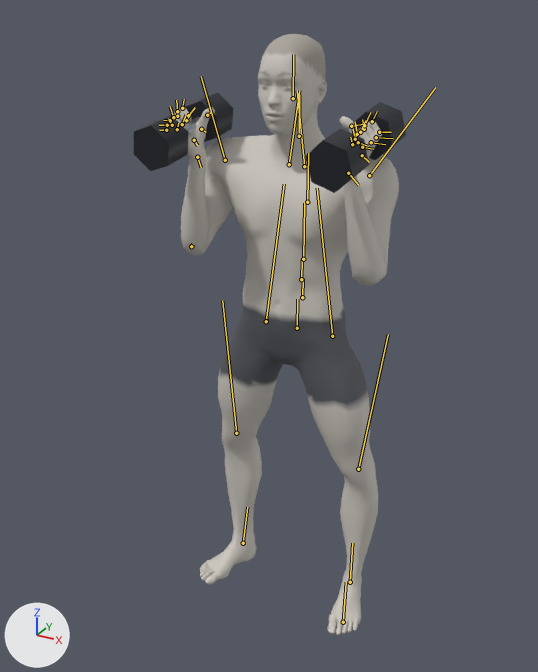
One commit to the glTF model exports/dumbbell-front-squat.glb: the scene before it, then after it.
Camera for both pictures: a 50 mm lens placed at (0.923, -1.867, 1.851), pointed at (-0.032, -0.129, 0.982). Every picture has the same lights, and +X, +Y and +Z are marked at lower left. The older version comes first. Both versions are drawn at frame 0 of the action 'dumbbell-front-squat'; the numbers are the values there. The bones that change, and the others that lie on the model, are drawn over the model as lines.
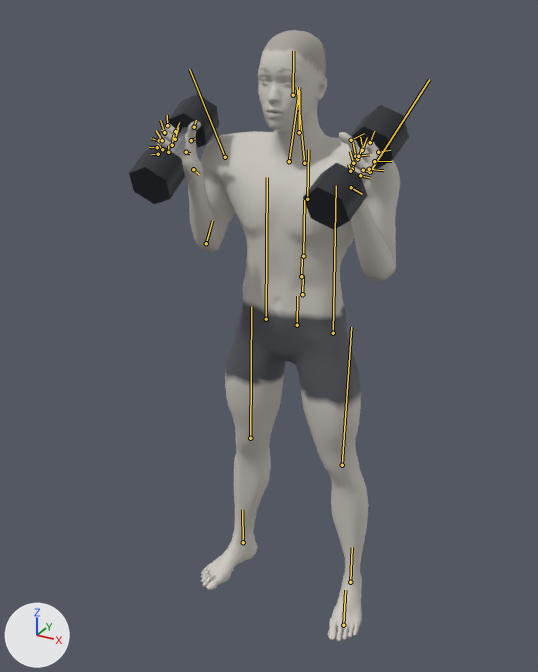
ob_dbl_right is not drawn itself; it is the parent of ob_mesh_1, ob_mesh_2, ob_mesh_3.
ob_dbr_right is not drawn itself; it is the parent of ob_mesh_4, ob_mesh_5, ob_mesh_6.

Location of each change, [x1, y1, x2, y2] in pixels of the pictures (538 x 672 px):
'Mesh_0', posed (8% wider): before [173, 34, 399, 635]; after [156, 30, 400, 641]
'Mesh_3', posed: before [306, 128, 369, 193]; after [303, 162, 367, 230]
'Mesh_6', posed: before [134, 115, 189, 171]; after [129, 145, 185, 204]
'Mesh_2', posed (11% wider, 10% taller): before [354, 102, 406, 160]; after [351, 105, 409, 169]
'Mesh_5', posed (10% taller): before [185, 93, 234, 142]; after [168, 94, 219, 148]
bone 'pelvis', root to tip: before (297, 328) to (297, 299); after (297, 325) to (297, 296)
bone 'upperarm_l', root to tip: before (369, 175) to (435, 87); after (370, 172) to (429, 79)
bone 'hand_l', root to tip: before (348, 173) to (358, 185); after (351, 187) to (362, 194)
bone 'upperarm_r', root to tip: before (225, 160) to (201, 76); after (225, 157) to (189, 69)
bone 'hand_r', root to tip: before (197, 157) to (201, 167); after (193, 169) to (199, 174)
bone 'thigh_l', root to tip: before (332, 336) to (317, 188); after (333, 333) to (336, 185)
bone 'calf_l', root to tip: before (358, 469) to (388, 334); after (342, 465) to (351, 327)
bone 'foot_l', root to tip: before (350, 582) to (352, 543); after (350, 582) to (352, 547)
bone 'thigh_r', root to tip: before (266, 321) to (284, 184); after (266, 319) to (267, 177)
bone 'calf_r', root to tip: before (236, 433) to (222, 300); after (250, 438) to (251, 306)
bone 'foot_r', root to tip: before (243, 543) to (247, 507); after (243, 542) to (242, 509)

What changed in the scene script:
```text
Change bone_pelvis:
    where bone_pelvis = bpy.data.objects['Body'].pose.bones['pelvis']  # child of 'Root'
    bone_pelvis.location: (0.008, -0.008, 0.0) -> (0.008, 0.001, 0.0)
Change bone_upperarm_l:
    where bone_upperarm_l = bpy.data.objects['Body'].pose.bones['upperarm_l']  # child of 'clavicle_l'
    bone_upperarm_l.rotation_quaternion: (0.934, -0.298, -0.006, 0.198) -> (0.945, -0.315, 0.054, 0.066)  # degrees (-34, 6, 22) -> degrees (-36, 8, 5)
Change bone_hand_l:
    where bone_hand_l = bpy.data.objects['Body'].pose.bones['hand_l']  # child of 'lowerarm_l'
    bone_hand_l.rotation_quaternion: (-0.874, -0.159, -0.407, -0.212) -> (-0.86, -0.112, -0.448, -0.216)  # degrees (36, 40, 41) -> degrees (34, 46, 43)
Change bone_upperarm_r:
    where bone_upperarm_r = bpy.data.objects['Body'].pose.bones['upperarm_r']  # child of 'clavicle_r'
    bone_upperarm_r.rotation_quaternion: (0.934, 0.298, 0.006, 0.198) -> (0.945, 0.315, -0.054, 0.066)  # degrees (34, -6, 22) -> degrees (36, -8, 5)
Change bone_hand_r:
    where bone_hand_r = bpy.data.objects['Body'].pose.bones['hand_r']  # child of 'lowerarm_r'
    bone_hand_r.rotation_quaternion: (0.874, -0.159, -0.407, 0.212) -> (0.86, -0.112, -0.448, 0.216)  # degrees (-36, -40, 41) -> degrees (-34, -46, 43)
Change bone_thigh_l:
    where bone_thigh_l = bpy.data.objects['Body'].pose.bones['thigh_l']  # child of 'pelvis'
    bone_thigh_l.rotation_quaternion: (0.973, 0.069, 0.219, 0.01) -> (0.979, 0.007, 0.202, -0.003)  # degrees (9, 25, 3) -> degrees (1, 23, 0)
Change bone_calf_l:
    where bone_calf_l = bpy.data.objects['Body'].pose.bones['calf_l']  # child of 'thigh_l'
    bone_calf_l.rotation_quaternion: (0.991, -0.132, 0.003, -0.028) -> (1.0, -0.018, 0.0, 0.021)  # degrees (-15, 0, -3) -> degrees (-2, 0, 2)
Change bone_foot_l:
    where bone_foot_l = bpy.data.objects['Body'].pose.bones['foot_l']  # child of 'calf_l'
    bone_foot_l.rotation_quaternion: (0.989, 0.061, -0.112, 0.078) -> (0.996, 0.009, -0.089, -0.02)  # degrees (6, -13, 8) -> degrees (1, -10, -2)
Change bone_thigh_r:
    where bone_thigh_r = bpy.data.objects['Body'].pose.bones['thigh_r']  # child of 'pelvis'
    bone_thigh_r.rotation_quaternion: (0.973, -0.069, -0.219, 0.01) -> (0.979, -0.007, -0.202, -0.003)  # degrees (-9, -25, 3) -> degrees (-1, -23, 0)
Change bone_calf_r:
    where bone_calf_r = bpy.data.objects['Body'].pose.bones['calf_r']  # child of 'thigh_r'
    bone_calf_r.rotation_quaternion: (0.991, 0.132, -0.003, -0.028) -> (1.0, 0.018, 0.0, 0.021)  # degrees (15, 0, -3) -> degrees (2, 0, 2)
Change bone_foot_r:
    where bone_foot_r = bpy.data.objects['Body'].pose.bones['foot_r']  # child of 'calf_r'
    bone_foot_r.rotation_quaternion: (0.989, -0.061, 0.112, 0.078) -> (0.996, -0.009, 0.089, -0.02)  # degrees (-6, 13, 8) -> degrees (-1, 10, -2)
```
